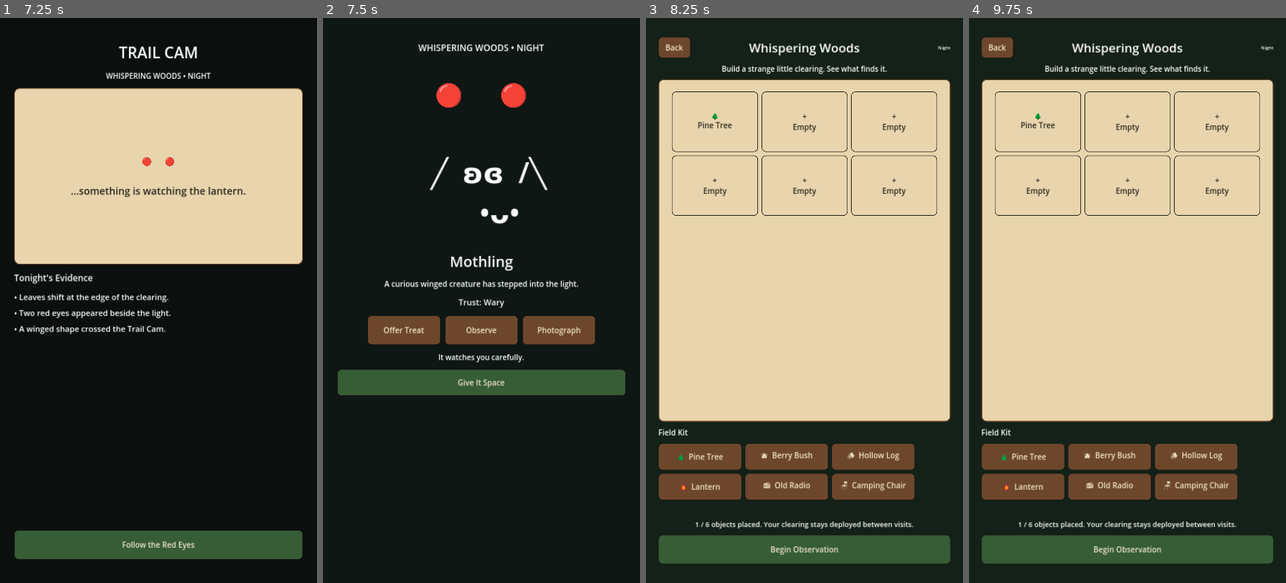
Above: before the commit, frames 1-4 (left to right).
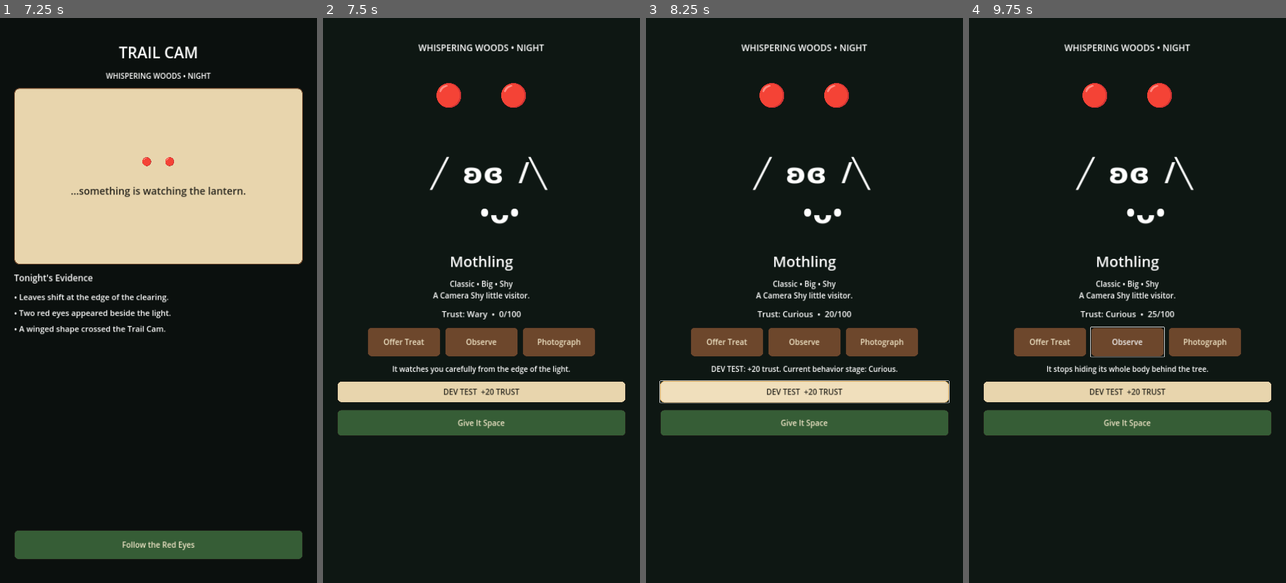
Above: after the commit, the same moments.

Repository: rabine707/cryptid-camp
Game: Godot game, scene res://scenes/main/main.tscn
Two runs of this game, one before a commit and one after it. Both use one fixed random seed, a clock stepped at 60 frames per second and the inputs below.
Inputs (mouse positions are in pixels of both pictures, inside the frame that each line leads up to):
- Up to frame 1 (7.25 s): click "🌲 Whispering Woods" at 0.5 s; click "+ Empty" at 1.25 s; click "+ Empty" at 2 s; click "+ Empty" at 2.75 s; click "+ Empty" at 3.5 s; click "+ Empty" at 4.25 s; click "+ Empty" at 5 s; click "🌲 Pine Tree" at 5.75 s; click "Begin Observation" at 6.5 s
- Up to frame 2 (7.5 s): click "Follow the Red Eyes" at 7.25 s
- Up to frame 3 (8.25 s): click (804, 390) at 8 s, where only the run after the commit has a clickable "DEV TEST +20 TRUST"
- Up to frame 4 (9.75 s): click "Begin Observation" (after the commit: "Observe") at 8.75 s; click (1127, 543) at 9.5 s, where only the run before the commit has a clickable "Return to Clearing"

Frame 1 is identical in both runs. In frame 2, 14% of the frame differs, in the area x 4-96%, y 46-74%; in frame 3, 68%; in frame 4, 68%, in the area x 3-97%, y 3-97%.
Error before the commit: Cannot call method 'add_theme_stylebox_override' on a null value. (res://scripts/ui/camp_style.gd:45)

Commit message:
Add temporary trust test control

Diff:
--- a/scenes/encounters/mothling_encounter.tscn
+++ b/scenes/encounters/mothling_encounter.tscn
@@ -94,6 +94,11 @@
 autowrap_mode = 2
 horizontal_alignment = 1
 
+[node name="DevTrust" type="Button" parent="Margin/VBox"]
+custom_minimum_size = Vector2(0, 70)
+layout_mode = 2
+text = "DEV TEST  +20 TRUST"
+
 [node name="Leave" type="Button" parent="Margin/VBox"]
 custom_minimum_size = Vector2(0, 90)
 layout_mode = 2
